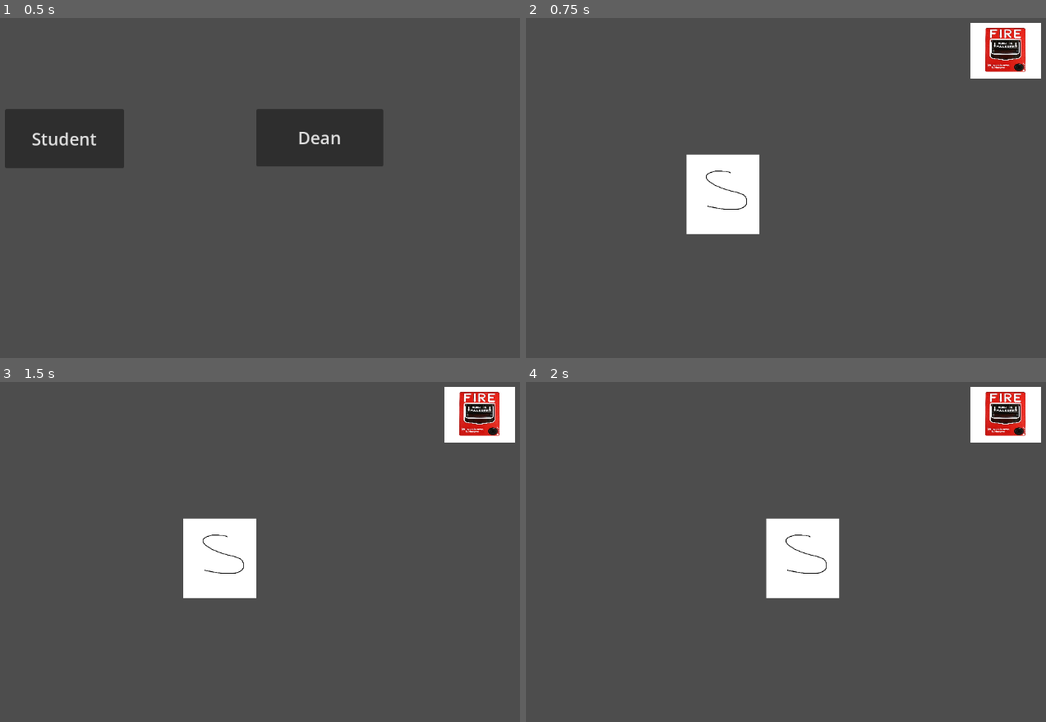
Above: before the commit, frames 1-4 (two rows, left to right).
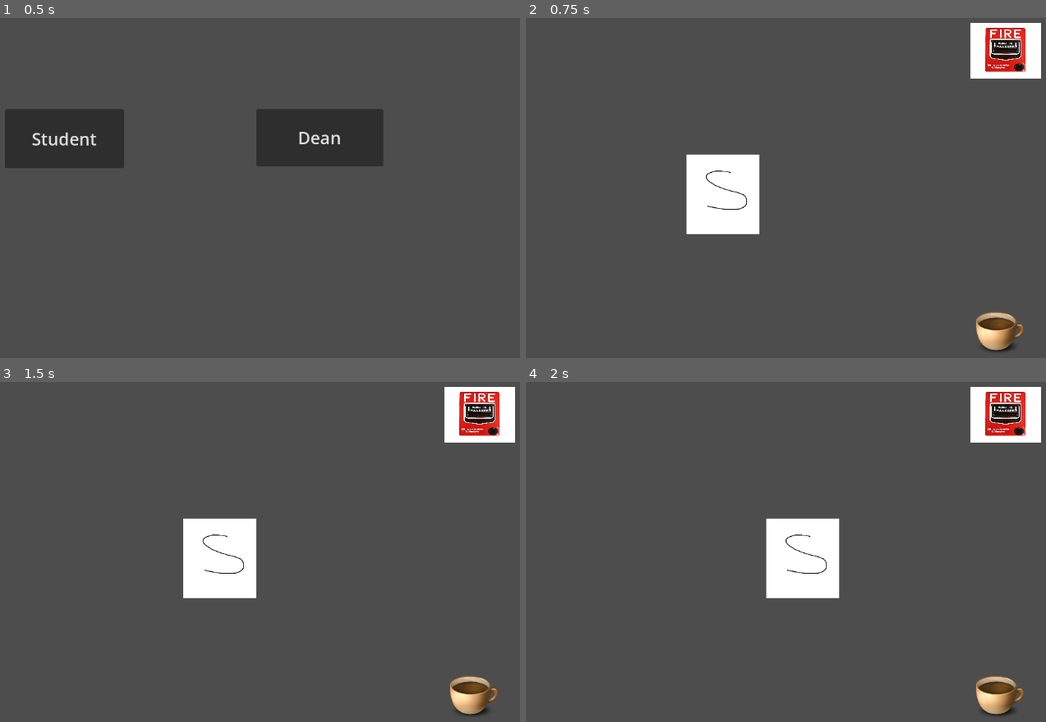
Above: after the commit, the same moments.

Repository: Deans-Paranoia/Deans-Paranoia
Game: Godot game, scene res://scenes/start_menu.tscn
Same seed, same stepped clock (60 frames per second), same inputs: the game is played once before the commit and once after it. The engine's default icon, where the game draws it, is replaced by a stand-in: a white triangle on a blue panel in a dark square.
Inputs:
- Up to frame 1 (0.5 s): no input
- Up to frame 2 (0.75 s): click "Student" at 0.5 s
- Up to frame 3 (1.5 s): tap Enter at 1.25 s; hold D (right) from 1.28 s (still down); tap Tab (open_tablet) at 1.35 s
- Up to frame 4 (2 s): keep holding D (right)

Frame 1 is identical in both runs. In frame 2, 0.8% of the frame differs, in the area x 86-96%, y 86-99%; in frame 3, 0.8%; in frame 4, 0.8%.

Commit message:
Added boosters functionality, for now without boosting the player

Diff:
--- a/project.godot
+++ b/project.godot
@@ -59,3 +59,8 @@
 "events": [Object(InputEventKey,"resource_local_to_scene":false,"resource_name":"","device":-1,"window_id":0,"alt_pressed":false,"shift_pressed":false,"ctrl_pressed":false,"meta_pressed":false,"pressed":false,"keycode":0,"physical_keycode":69,"key_label":0,"unicode":101,"echo":false,"script":null)
 ]
 }
+use_boost={
+"deadzone": 0.5,
+"events": [Object(InputEventKey,"resource_local_to_scene":false,"resource_name":"","device":-1,"window_id":0,"alt_pressed":false,"shift_pressed":false,"ctrl_pressed":false,"meta_pressed":false,"pressed":false,"keycode":0,"physical_keycode":69,"key_label":0,"unicode":101,"echo":false,"script":null)
+]
+}
--- /dev/null
+++ b/scenes/booster.tscn
@@ -0,0 +1,12 @@
+[gd_scene load_steps=3 format=3 uid="uid://b4jtyggr1i1y5"]
+
+[ext_resource type="Script" path="res://scripts/booster.gd" id="1_wv6eh"]
+[ext_resource type="Texture2D" uid="uid://c00t5e6ckeu4s" path="res://assets/kawa.png" id="2_ycvw5"]
+
+[node name="booster" type="Node2D"]
+script = ExtResource("1_wv6eh")
+
+[node name="Sprite2D" type="Sprite2D" parent="."]
+position = Vector2(-1, 0)
+scale = Vector2(0.153333, 0.153333)
+texture = ExtResource("2_ycvw5")
--- a/scenes/level.tscn
+++ b/scenes/level.tscn
@@ -1,9 +1,13 @@
-[gd_scene load_steps=3 format=3 uid="uid://podb4rxtyveg"]
+[gd_scene load_steps=4 format=3 uid="uid://podb4rxtyveg"]
 
 [ext_resource type="Script" path="res://scripts/levelSetup.gd" id="1_xklf6"]
 [ext_resource type="PackedScene" uid="uid://ci2w51qx0u74u" path="res://scenes/fire_alarm.tscn" id="2_y0lwb"]
+[ext_resource type="PackedScene" uid="uid://b4jtyggr1i1y5" path="res://scenes/booster.tscn" id="3_ikbec"]
 
 [node name="level" type="Node2D"]
 script = ExtResource("1_xklf6")
 
 [node name="fire_alarm" parent="." instance=ExtResource("2_y0lwb")]
+
+[node name="booster" parent="." instance=ExtResource("3_ikbec")]
+position = Vector2(1061, 568)
--- /dev/null
+++ b/scripts/booster.gd
@@ -0,0 +1,23 @@
+extends Node2D
+
+var cooldownDuration: float = 5.0 # Czas odnowienia boostera
+var boosterActive: bool = true
+
+func _ready():
+	# dodanie boostera do grupy boosterów
+	add_to_group("boosters")
+
+func on_boost_requested():
+	# funkcja zajmująca się dezaktywacją i ponowną aktywacją boostera
+
+	if boosterActive:
+		# dezaktywacja boosta
+		boosterActive = false
+		hide()
+
+		# czekanie cd
+		await get_tree().create_timer(cooldownDuration).timeout
+
+		# ponowna aktywacja
+		boosterActive = true
+		show()
--- a/scripts/studentInput.gd
+++ b/scripts/studentInput.gd
@@ -3,8 +3,11 @@
 var can_use_alarm : bool = false
 # sprawdza czy znajduje sie w strefie gdzie mozna odpalic alarm
 var can_move: bool
-var has_booster: bool
+var has_booster: bool = false
 var temp_speed
+
+func _ready():
+	set_process_input(true)
 
 func _process(_delta):
 	if Input.is_action_just_pressed("use_alarm"):
@@ -15,11 +18,26 @@
 			stop_player_movement()
 			$CharacterBody2D/FreezeTimer.start()
 
+func _input(event):
 
+	if event.is_action_pressed("use_boost") and not has_booster:
+		var boosters = get_tree().get_nodes_in_group("boosters")
+
+		# sprawdzenie czy gracz w pobliżu jakiegoś boosta
+		for booster in boosters:
+			var distance = $CharacterBody2D.global_position.distance_to(booster.global_position)
+
+			# jeśli ten warunek jest spełniony gracz dostaje boosta
+			if distance < 50.0 and booster.visible:
+				has_booster = true
+				booster.on_boost_requested()
+				# boost
+				acquire_booster()
 
 #write your logic for student here, also create booster scene and you can attach a script for this scene
 func acquire_booster():
-	pass
+	print("Boost taken")
+	has_booster = false
 #write your logic for student here, also create fireAlarm scene and you can attach a script for this scene
 
 func sabotage_alarm():
Binary file added: assets/kawa.png
Not shown, added: assets/kawa.png.import
